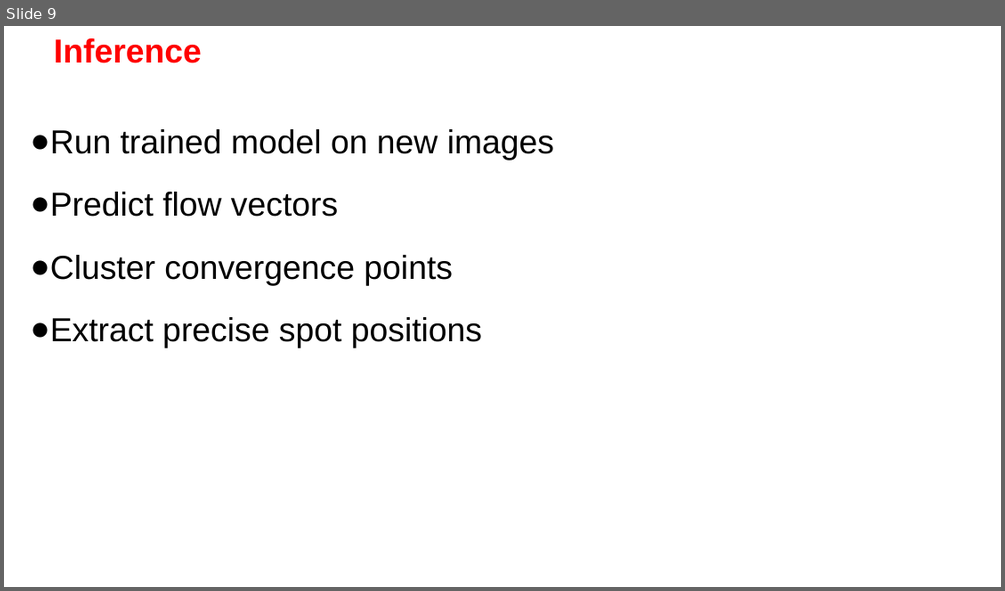
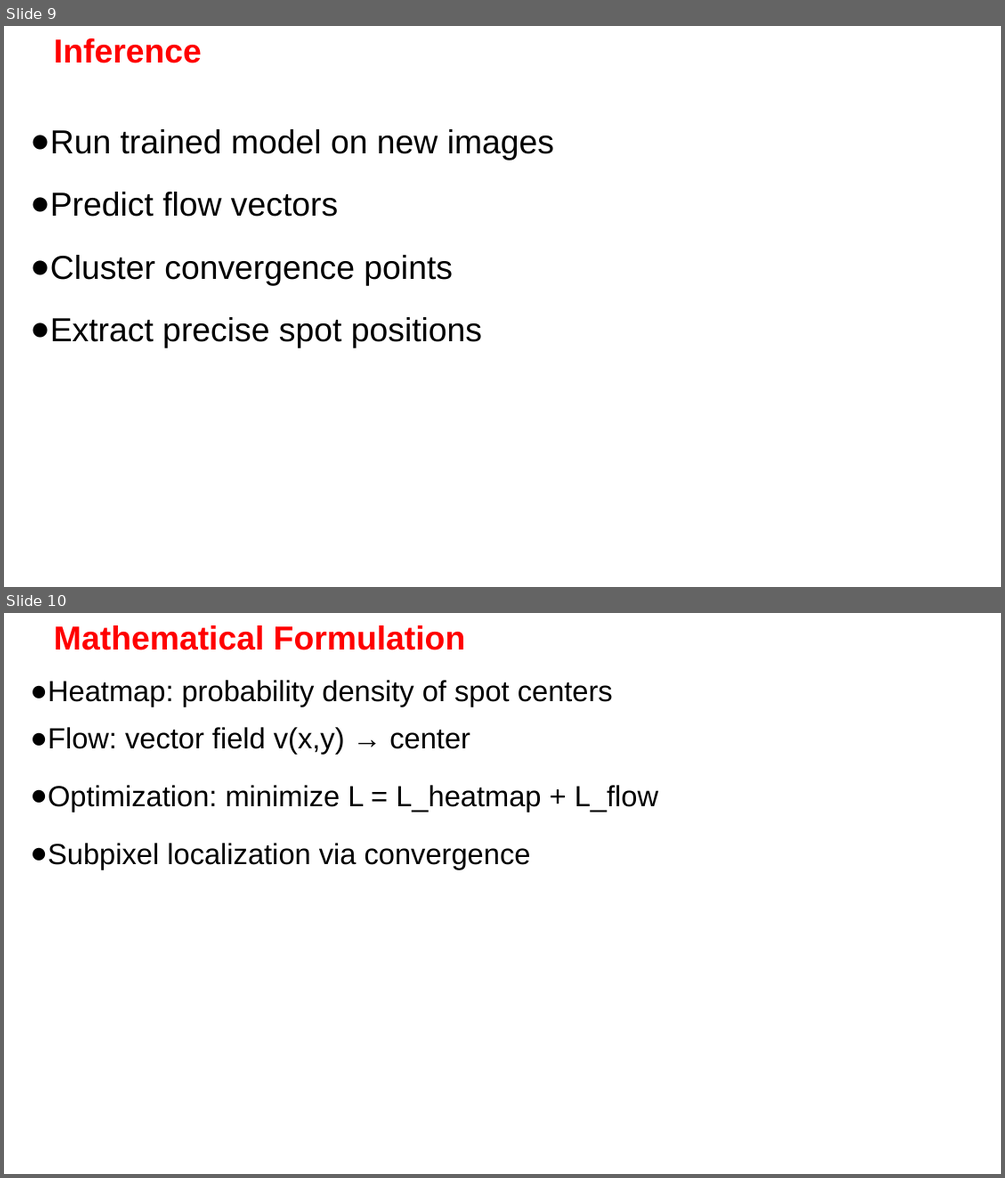
Before and after one commit to Nahuel88Ar/Lysosomes, a slide deck: SPOTIFLOW.pptx. Shown one above the other, each under a label of ours: slide 9 before the commit, slides 9 and 10 after it. The pictures are 1005x591 and 1005x1178 pixels, drawn with LibreOffice and Linux fonts; fonts in the diff are those of the drawing; background and template pictures are left out. Boxes give left, top, right and bottom in pixels: in the first picture for what was removed or moved away, otherwise in the second. Text is boxed around its words. In the diff, an @@ line names an element or a change of style, - is before the commit and + after.

```diff
--- a/SPOTIFLOW.pptx
+++ b/SPOTIFLOW.pptx
@@ slide 10 added at <box>4,613,1001,1174</box>, background picture (left out) @@
@@ title added at <box>54,625,466,650</box>, 32 pt, text #FF0000, bold @@
+Mathematical Formulation
@@ text added at <box>30,680,658,869</box>, 28 pt, text #000000 @@
+● Heatmap: probability density of spot centers
+● Flow: vector field v(x,y) → center
+● Optimization: minimize L = L_heatmap + L_flow
+● Subpixel localization via convergence
```
Also in this commit, not shown: 1 slide changed, 9 other slides added, 7 slides removed.
